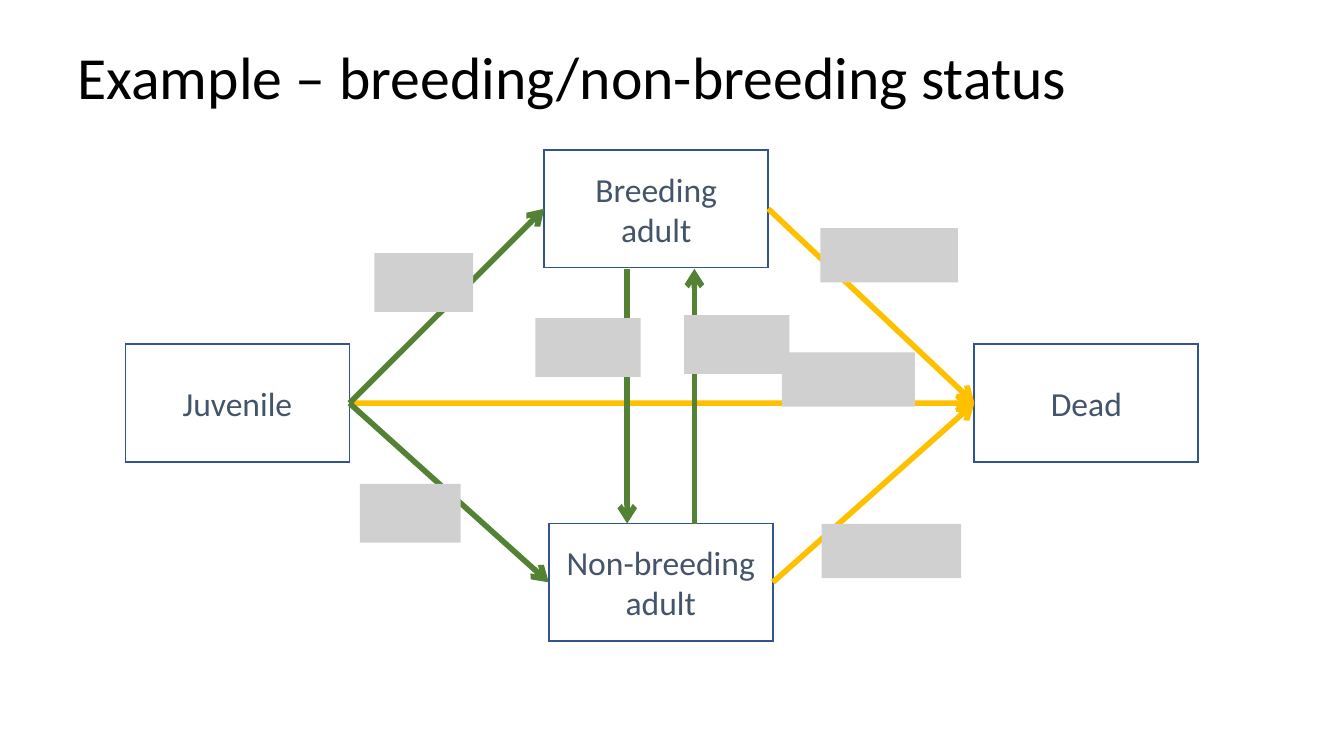
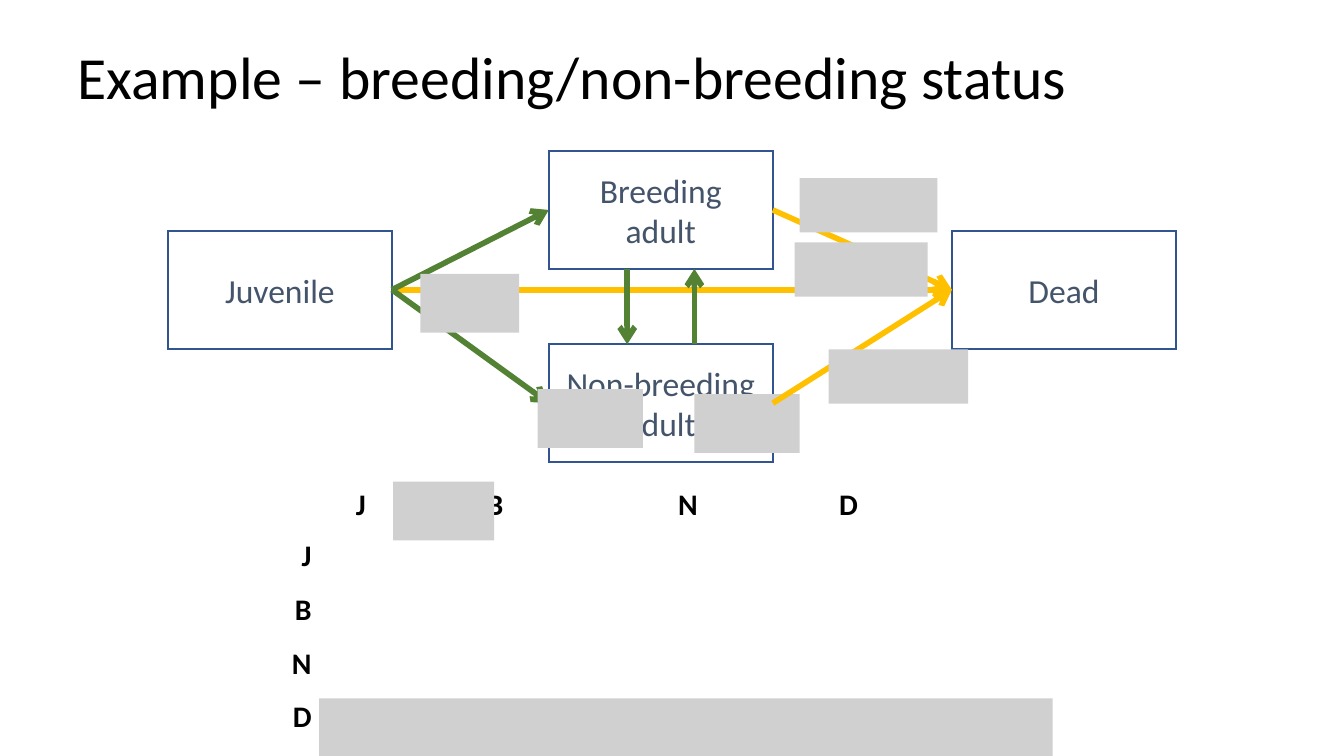
Before and after one commit to annamtucker/ssa-200, a slide deck: slide 17 of static/lectures/SSA_Lecture5_DemoData.pptx. Drawn at 1344x756 pixels with LibreOffice and Linux fonts; fonts in the diff are those of the drawing; grey boxes stand for pictures; background and template pictures are left out. Boxes give left, top, right and bottom in pixels: in the first picture for what was removed or moved away, otherwise in the second. Text is boxed around its words. In the diff, an @@ line names an element or a change of style, - is before the commit and + after.

```diff
--- a/static/lectures/SSA_Lecture5_DemoData.pptx
+++ b/static/lectures/SSA_Lecture5_DemoData.pptx
@@ rectangle "Breeding adult": place and size @@
-rectangle "Breeding adult" at (544,151,769,269)
+rectangle "Breeding adult" at (548,151,773,269)
@@ picture added at (800,179,937,233) @@
@@ rectangle "Juvenile": place and size @@
-rectangle "Juvenile" at (125,344,349,462)
+rectangle "Juvenile" at (168,231,392,349)
@@ arrow moved from (349, 403) - (544, 208) to (392, 290) - (548, 210) @@
@@ arrow moved from (769, 208) - (974, 403) to (773, 210) - (952, 290) @@
@@ picture removed at (820,228,957,282) @@
@@ rectangle "Dead": place and size @@
-rectangle "Dead" at (974,344,1199,462)
+rectangle "Dead" at (952,231,1176,349)
@@ arrow moved from (628, 524) - (628, 269) to (628, 344) - (628, 269) @@
@@ arrow moved from (695, 524) - (695, 269) to (695, 344) - (695, 269) @@
@@ picture added at (794,242,927,296) @@
@@ arrow moved from (349, 403) - (974, 403) to (392, 290) - (952, 290) @@
@@ arrow moved from (349, 403) - (548, 582) to (392, 290) - (548, 403) @@
@@ picture: place and size @@
-picture at (375,253,474,312)
+picture at (421,274,520,333)
@@ arrow moved from (773, 582) - (974, 403) to (773, 403) - (952, 290) @@
@@ picture removed at (535,319,640,378) @@
@@ picture removed at (684,314,789,374) @@
@@ rectangle "Non-breeding adult": place and size @@
-rectangle "Non-breeding adult" at (548,524,773,642)
+rectangle "Non-breeding adult" at (548,344,773,462)
@@ picture removed at (782,352,915,406) @@
@@ picture added at (829,349,969,403) @@
@@ picture added at (538,390,642,449) @@
@@ picture added at (695,394,800,453) @@
@@ text added at (356,490,858,522), 16 pt, text #000000, bold @@
+J B N D
@@ picture: place and size @@
-picture at (360,484,461,543)
+picture at (394,481,495,540)
@@ picture removed at (821,524,961,578) @@
@@ text added at (292,546,312,727), 16 pt, text #000000, bold @@
+J
+B
+N
+D
@@ picture added at (319,699,1052,756) @@
```
Also in this commit, not shown: 3 other slides changed, 16 other files.
